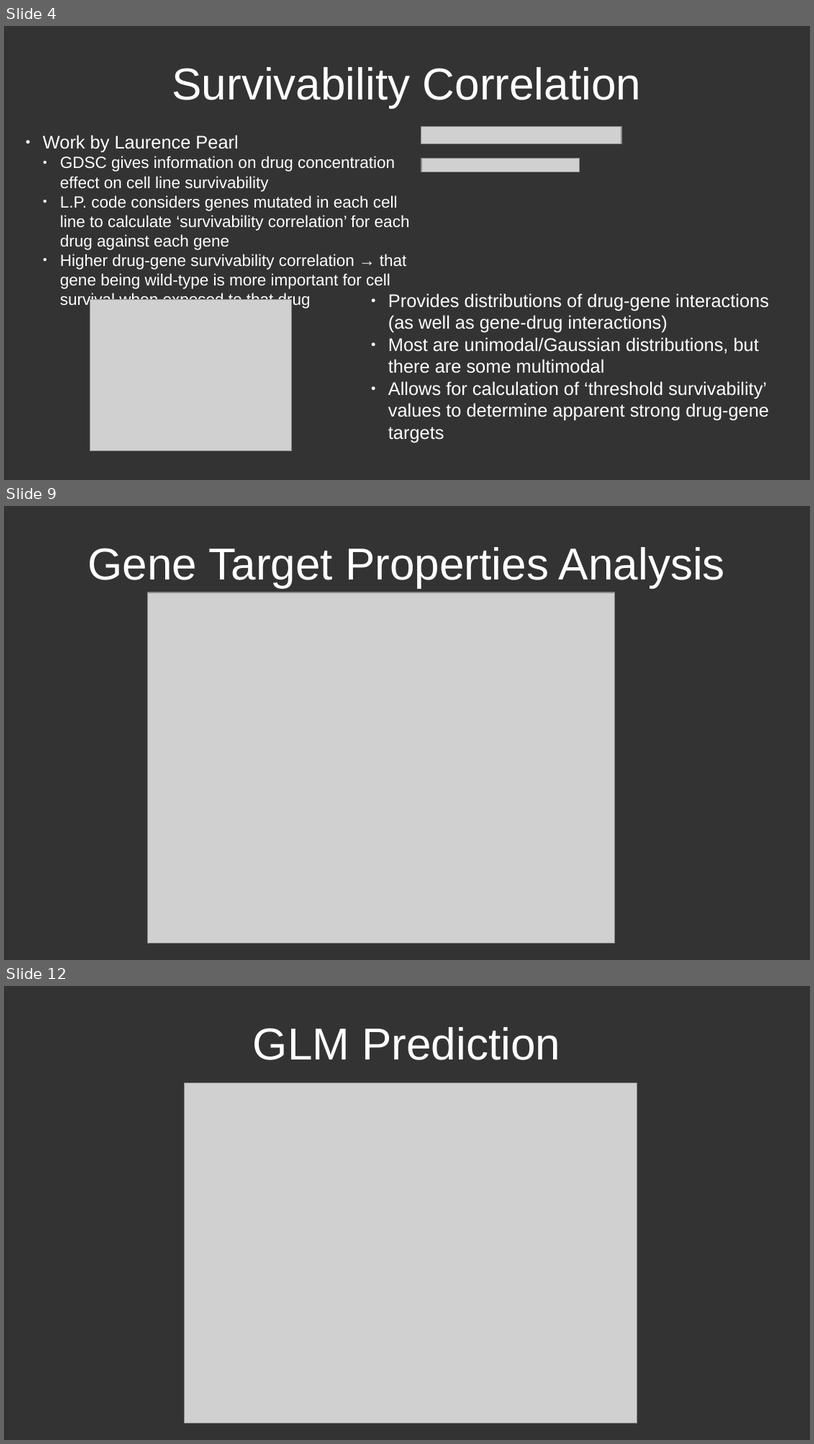
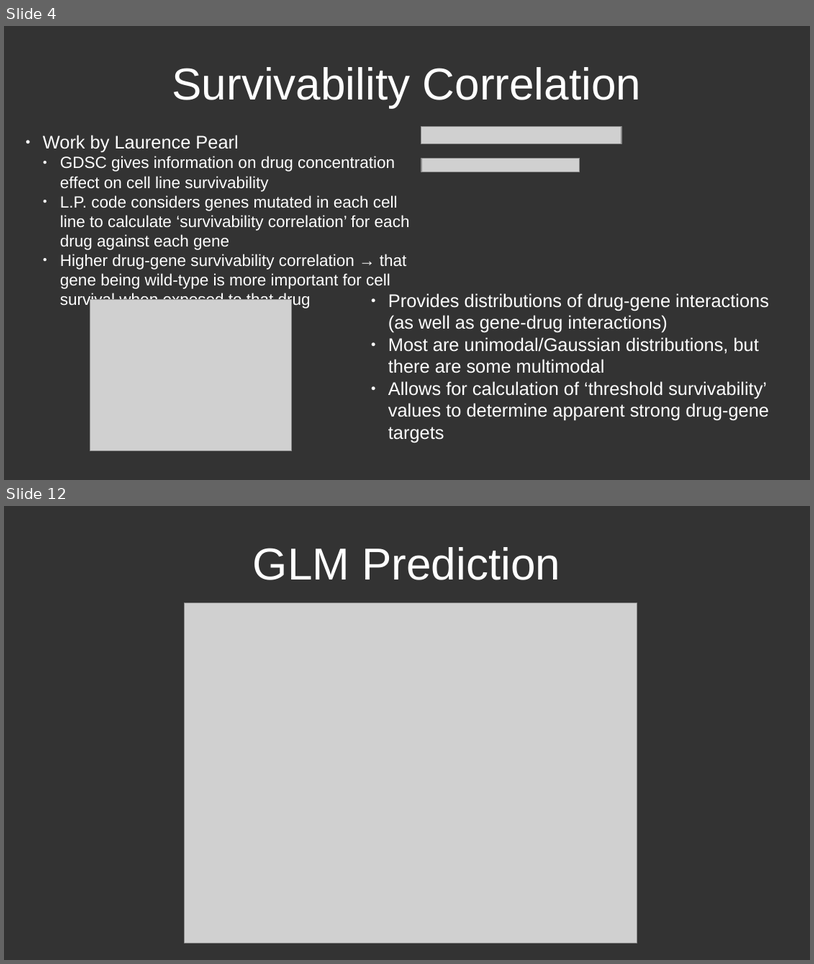
Before and after one commit to CDR-Clueless/GDSC-DrugBank-Search, a slide deck: General GDSC presentation.odp. Shown one above the other, each under a label of ours: slides 4, 9 and 12 before the commit, slides 4 and 12 after it; the slides between them are not shown. The pictures are 814x1444 and 814x964 pixels, drawn with LibreOffice and Linux fonts; fonts in the diff are those of the drawing; grey boxes stand for pictures. Boxes give left, top, right and bottom in pixels: in the first picture for what was removed or moved away, otherwise in the second. Text is boxed around its words. In the diff, an @@ line names an element or a change of style, - is before the commit and + after.

Commit message:
Added stats testing to OpenTargets plots and DAVID analysis plots

```diff
--- a/General GDSC presentation.odp
+++ b/General GDSC presentation.odp
@@ slide 9 removed at bbox=[4, 506, 810, 960], background #333333 @@
@@ title removed at bbox=[88, 547, 725, 587] @@
-Gene Target Properties Analysis
@@ picture removed at bbox=[148, 592, 615, 943] @@
```
Also in this commit, not shown: 1 slide changed, 7 slides added, 5 other slides removed, 3 other files.
